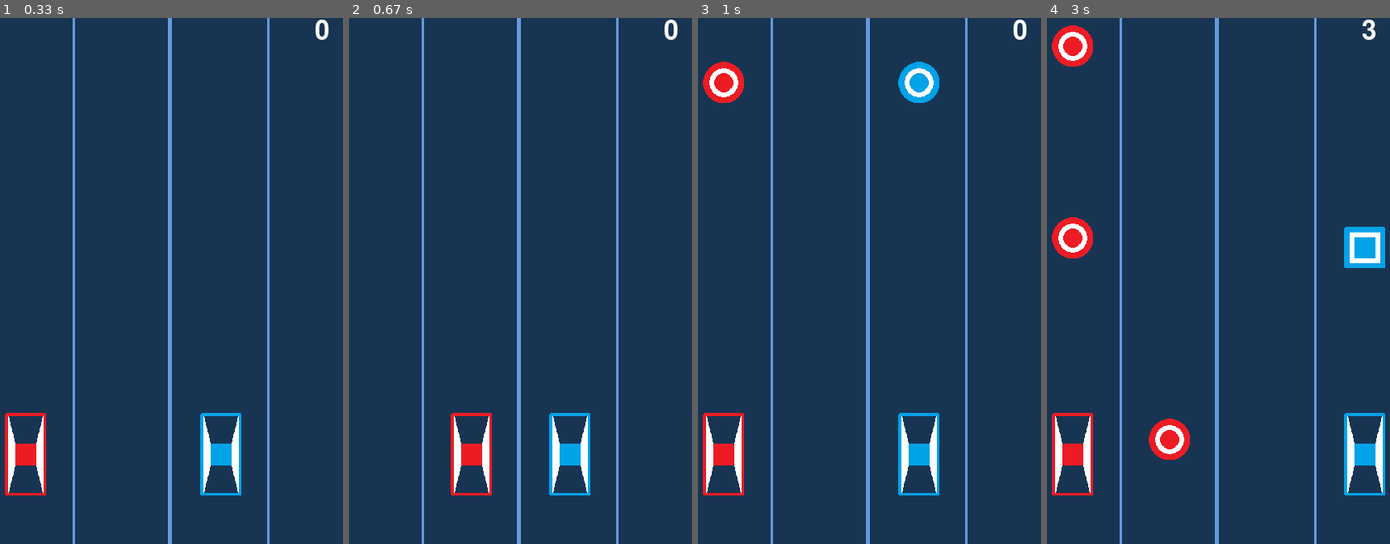
Above: before the commit, frames 1-4 (left to right).
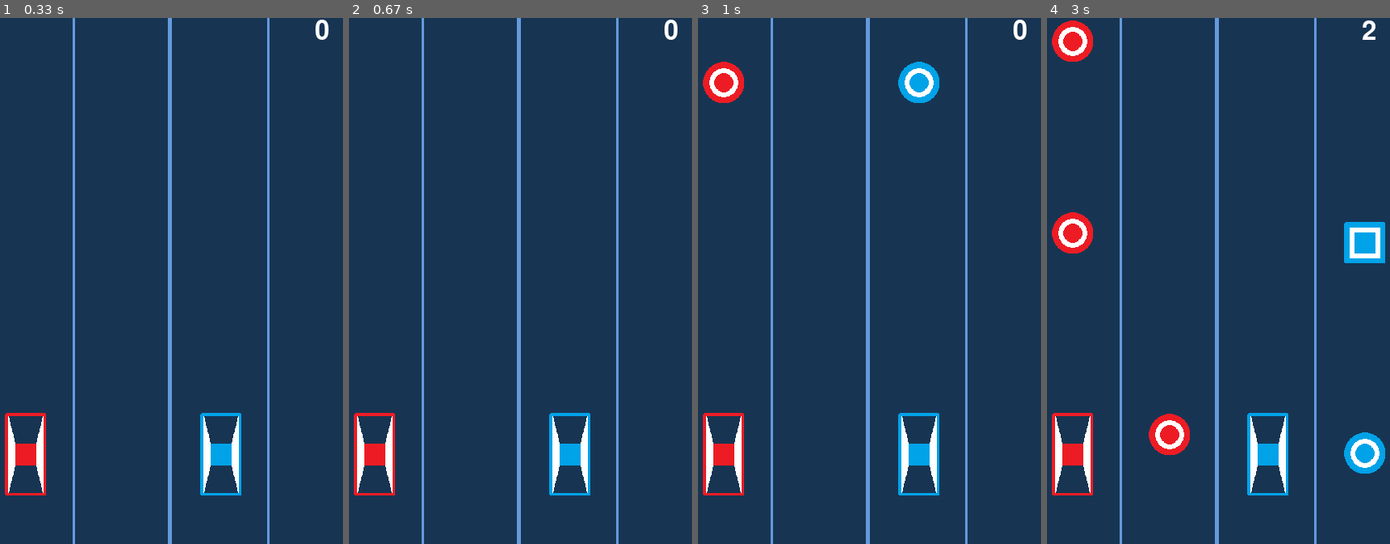
Above: after the commit, the same moments.

Repository: melinastergiou/Pygame_Melina
Game: pygame game, started from jogo.py
Same seed, same stepped clock (60 frames per second), same inputs: the game is played once before the commit and once after it.
Inputs:
- Up to frame 1 (0.33 s): no input
- Up to frame 2 (0.67 s): tap D at 0.33 s
- Up to frame 3 (1 s): tap A at 0.67 s
- Up to frame 4 (3 s): hold Right 2.07-2.7 s; hold Left from 2.73 s (still down); hold A from 2.73 s (still down)

Frame 1 is identical in both runs. In frame 2, 2.1% of the frame differs, in the area x 1-42%, y 75-91%; in frame 3, nothing differs; in frame 4, 4.1%, in the area x 1-99%, y 0-91%.

Commit message:
tela inicial

Diff:
--- a/jogo.py
+++ b/jogo.py
@@ -15,6 +15,8 @@
 background_image= pygame.image.load('D:\Insper\DeSoft\Pygame_Melina\imagens/cargame.png').convert_alpha()
 sound_menu = pygame.mixer.Sound('D:\Insper\DeSoft\Pygame_Melina\sons/menu.wav')
 
+menu_inicial = True
+play_one = False
 
 # ----- cria funções
 def tela_menu_inicial(tela):
@@ -180,6 +182,7 @@
             self.rect.y = altura_da_tela + altura_comp
 
 
+
 # ----- Inicia estruturas de dados
 game = True
 
@@ -215,8 +218,27 @@
 
 # ===== Loop principal =====
 while game:
+
+
+
     sound_menu.play()
+
     clock.tick(FPS)
+
+
+    for event in pygame.event.get():
+    # Mouse Posição Click
+        if event.type == pygame.MOUSEBUTTONDOWN:
+            pos = pygame.mouse.get_pos()
+
+
+    if menu_inicial:
+        tela_menu_inicial(window)
+        if not play_one:
+            play_one=True
+
+        if event.type == pygame.MOUSEBUTTONDOWN:
+            menu_inicial = False
 
     # ----- Trata eventos
     for event in pygame.event.get():
